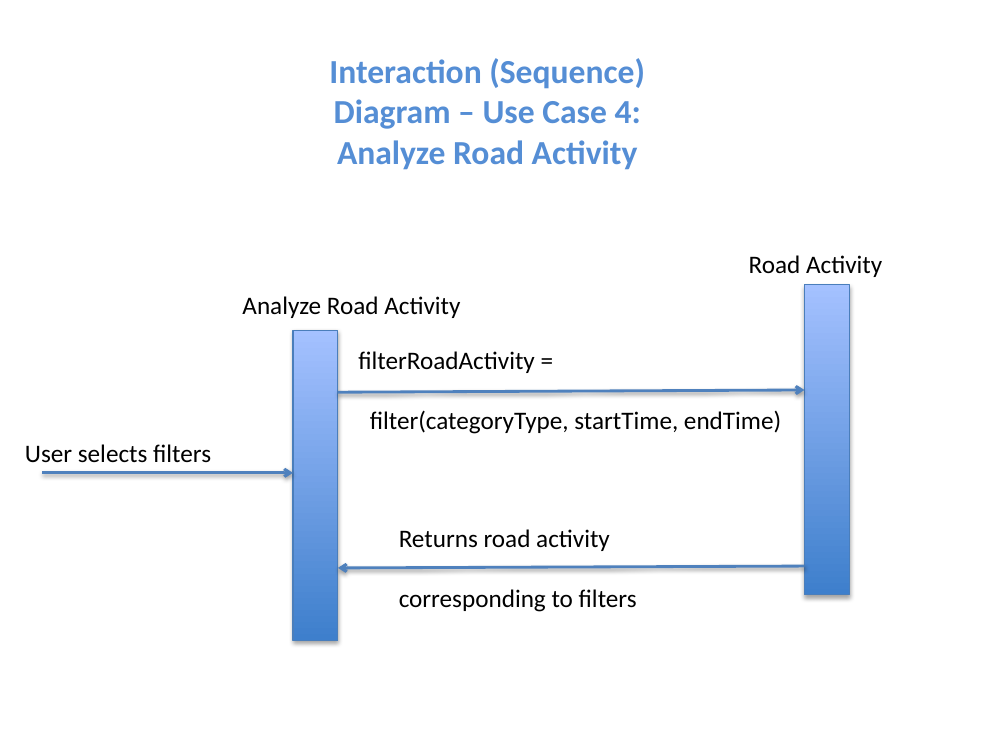
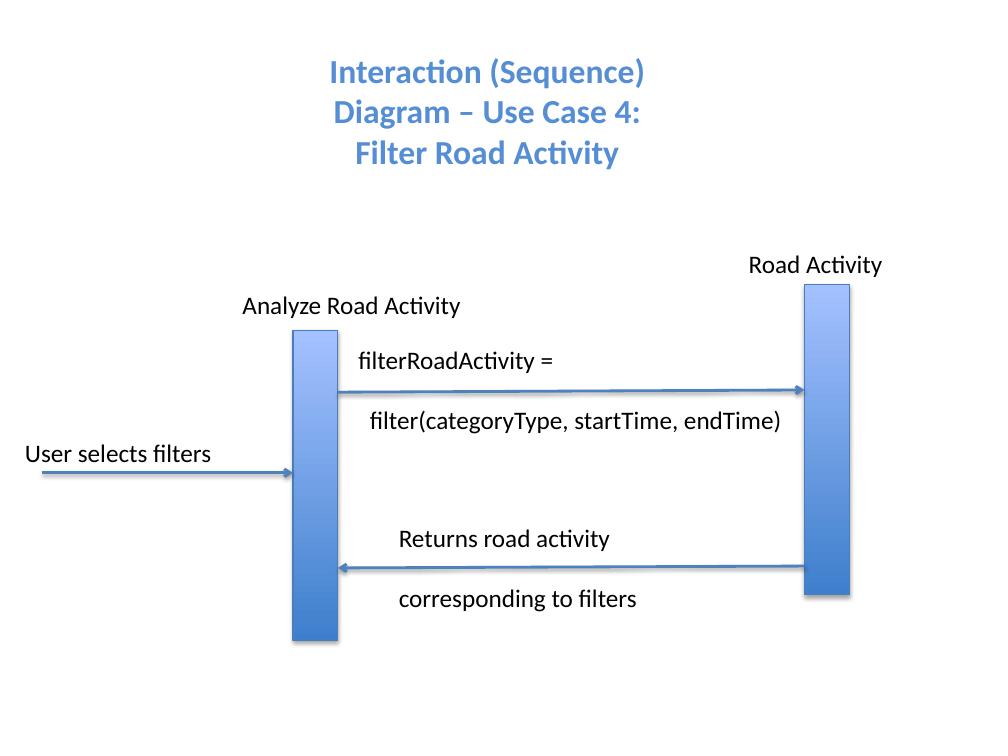
Before and after one commit to niemilkm/csc440-KevinNiemiller, a slide deck: slide 27 of deliverables/iteration3/other/DomainModel_SSD_ClassDiagrams.pptx (slide 21 before the commit). Drawn at 1008x756 pixels with LibreOffice and Linux fonts; fonts in the diff are those of the drawing. Boxes give left, top, right and bottom in pixels: in the first picture for what was removed or moved away, otherwise in the second. Text is boxed around its words. In the diff, an @@ line names an element or a change of style, - is before the commit and + after.

```diff
--- a/deliverables/iteration3/other/DomainModel_SSD_ClassDiagrams.pptx
+++ b/deliverables/iteration3/other/DomainModel_SSD_ClassDiagrams.pptx
@@ text at box(329, 58, 645, 170): text changed @@
-Interaction (Sequence) Diagram – Use Case 4: Analyze Road Activity
+Interaction (Sequence) Diagram – Use Case 4: Filter Road Activity
```
Also in this commit, not shown: 10 other slides changed, 11 slides added, 11 other files.
